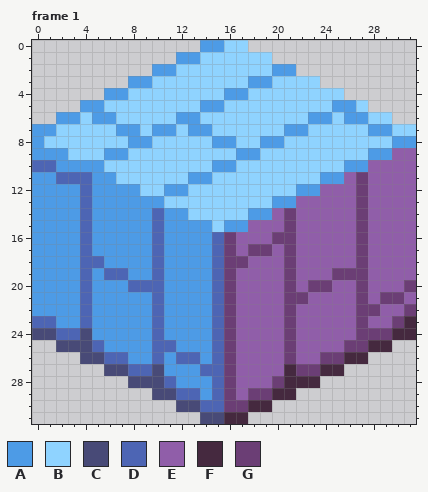
File history of a pixel-art file, Assets/Art/S_Wall_Generic.aseprite. Above: the version before the commit.
32x32 pixels, 4 frames. Shown: frame 1. The commit also changed other frames, which this record leaves out.
Palette (. is transparent): A #4d9be6  B #8fd3ff  C #484a77  D #4d65b4  E #905ea9  F #45293f  G #6b3e75
Pixels before, frame 1, first column x 0:
 0 ..............AABB..............
 1 ............AABBBBBB............
 2 ..........AABBBBBBBBAA..........
 3 ........AABBBBBBBBAABBBB........
 4 ......AABBBBBBBBAABBBBBBBB......
 5 ....AABBBBBBBBAABBBBBBBBBAAB....
 6 ..AABAABBBBBAABBBBBBBBBAABAABB..
 7 AABBBBBAABAABAABBBBBBAABBBBBAABB
 8 ABBBBBBBAABBBBBAABBAABBBBBBBBBAA
 9 AAABBBAABBBBBBBBBAABBBBBBBBBAAEE
10 DDAAAABBBBBBBBBAABBBBBBBBBAAEEEE
11 AADDDAABBBBBBAABBBBBBBBBAAEGEEEE
12 AAAADAAAABBAABBBBBBBBBAAEEEGEEEE
13 AAAADAAAAAABBBBBBBBBAAEEEEEGEEEE
14 AAAADAAAAADAABBBBBAAEGEEEEEGEEEE
15 AAAADAAAAADAAAABAAEEEGEEEEEGEEEE
16 AAAADAAAAADAAAADGEEEGGEEEEEGEEEE
17 AAAADAAAAADAAAADGEGGEGEEEEEGEEEE
18 AAAADDAAAADAAAADGGEEEGEEEEEGEEEE
19 AAAADADDAADAAAADGEEEEGEEEGGGEEEE
20 AAAADAAADDDAAAADGEEEEGEGGEEGEEEG
21 AAAADAAAAADAAAADGEEEEGGEEEEGEGGE
22 AAAADAAAAADAAAADGEEEEGEEEEEGGEEG
23 DDAADAAAAADAAAADGEEEEGEEEEEGEEGF
24 CCDDCAAAAADAAAADGEEEEGEEEEEGGGFF
25 ..CCCDAAAADDAAADGEEEEGEEEEGGFF..
26 ....CCDDAADADDADGEEEEGEEGGFF....
27 ......CCDDCAAADDGEEEEFGGFF......
28 ........CCCDAAADGEEEGFFF........
29 ..........CCDDADGEGGFF..........
30 ............CCDDGGFF............
31 ..............CCFF..............
And afterwards:
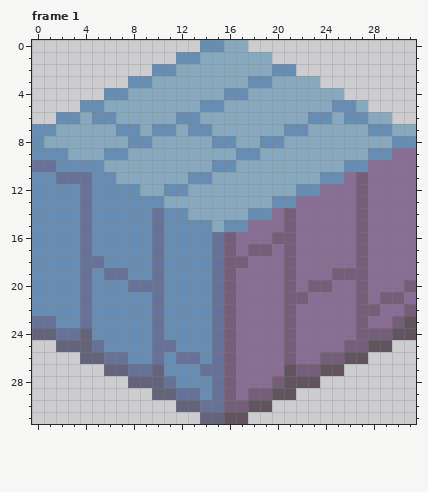
From old to new:
Colour A changes from #4d9be6 to #668db3.
Colour B changes from #8fd3ff to #87a9bf.
Colour C changes from #484a77 to #63647b.
Colour D changes from #4d65b4 to #66729a.
Colour E changes from #905ea9 to #886e94.
Colour F changes from #45293f to #62545f.
Colour G changes from #6b3e75 to #755e7a.
Pixel boxes of the changes (left, top, right, bottom) in both pictures:
changed: (32, 40, 416, 424)
